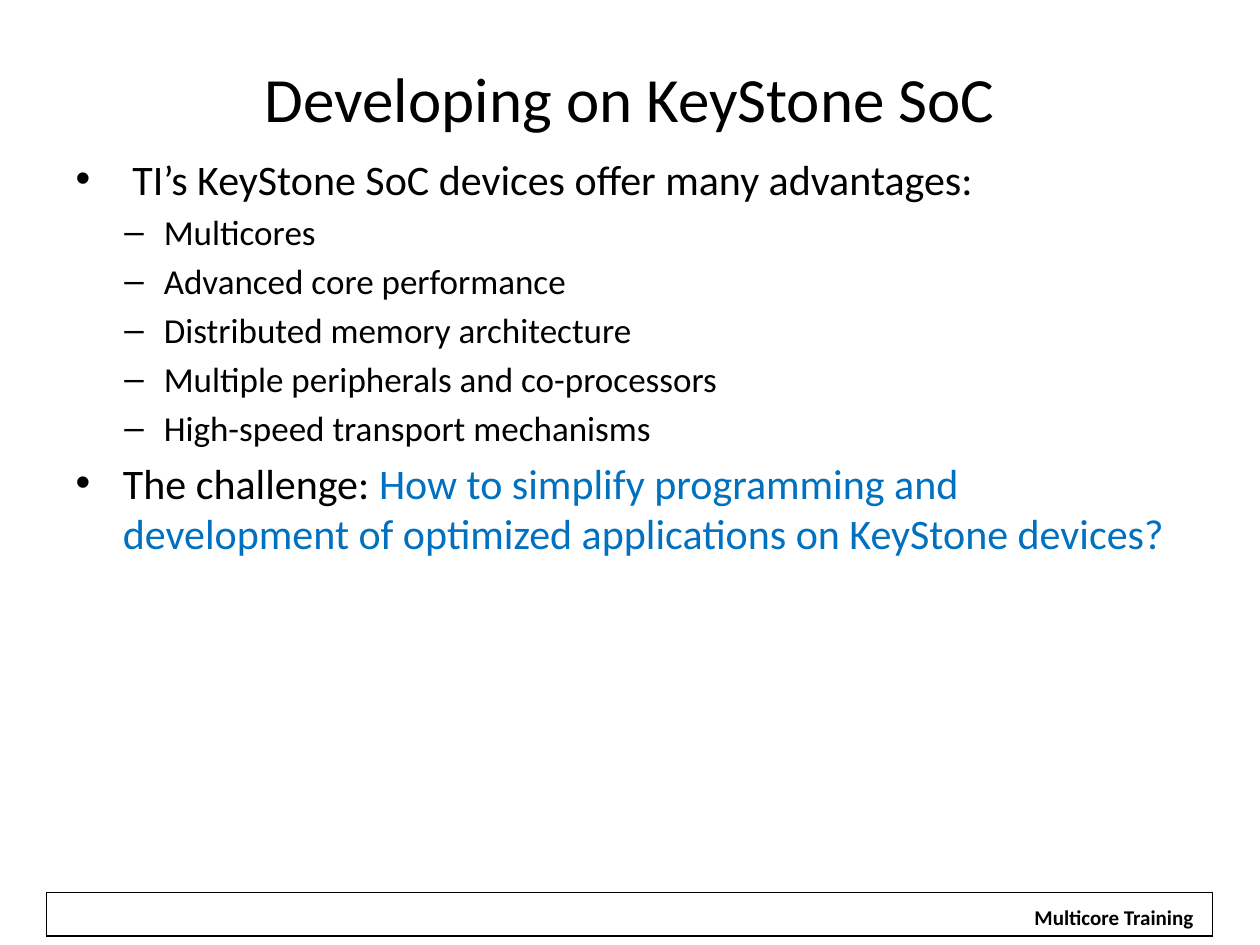
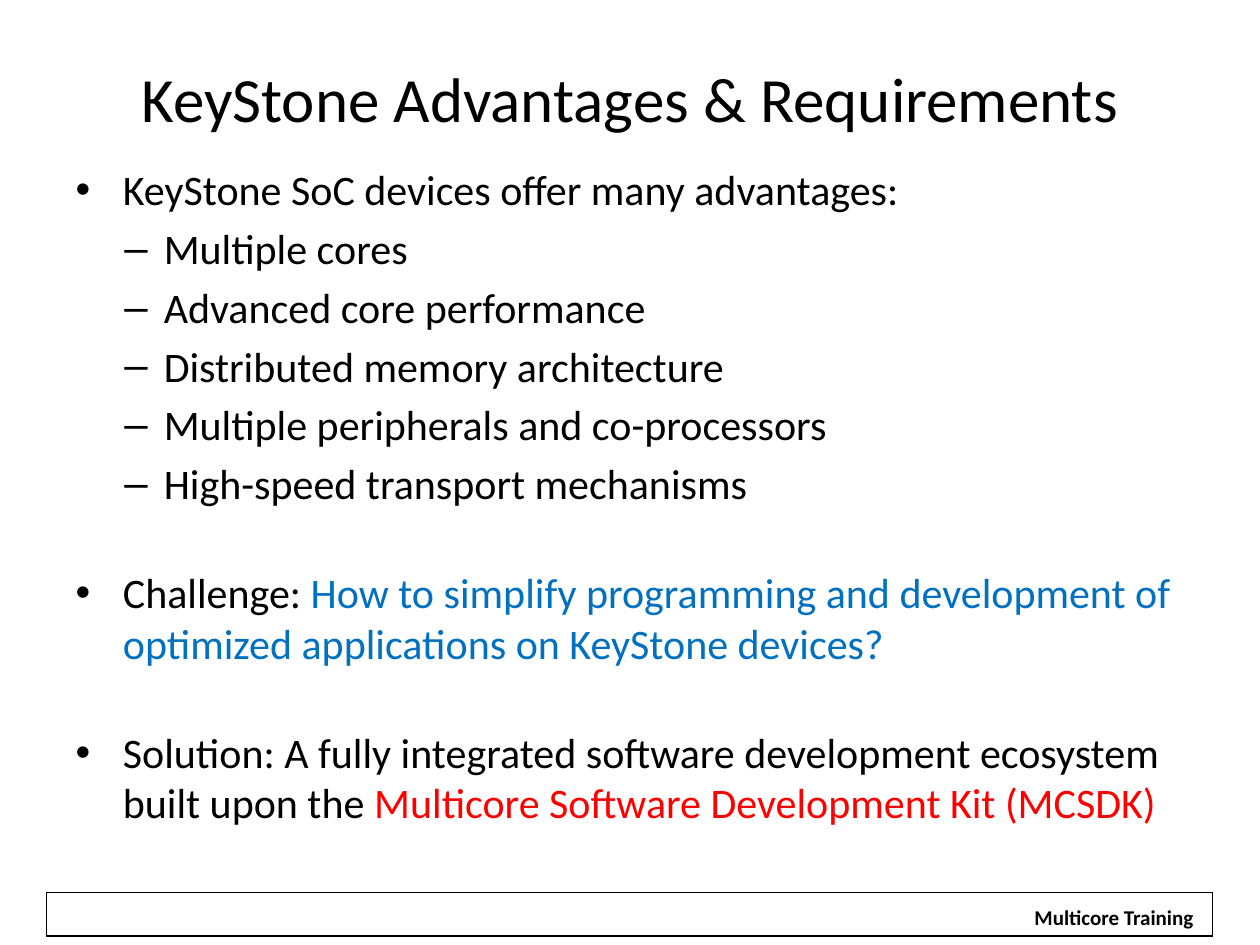
Before and after one commit to hari1989/keystone-workshop, a slide deck: slide 5 of slides/Introduction to KeyStone Software Ecosystem.pptx. Drawn at 1260x945 pixels with LibreOffice and Linux fonts; fonts in the diff are those of the drawing; background and template pictures are left out. Boxes give left, top, right and bottom in pixels: in the first picture for what was removed or moved away, otherwise in the second. Text is boxed around its words. In the diff, an @@ line names an element or a change of style, - is before the commit and + after.

```diff
--- a/slides/Introduction to KeyStone Software Ecosystem.pptx
+++ b/slides/Introduction to KeyStone Software Ecosystem.pptx
@@ title at bbox=[142, 78, 1117, 133]: text changed @@
-Developing on KeyStone SoC
+KeyStone Advantages & Requirements
@@ text "KeyStone SoC devices offer many ...": place and size @@
-text "KeyStone SoC devices offer many ..." at bbox=[123, 165, 1164, 556]
+text "KeyStone SoC devices offer many ..." at bbox=[123, 175, 1170, 825]
@@ text at bbox=[123, 175, 898, 271]: text changed @@
-• TI’s KeyStone SoC devices offer many advantages:
-  – Multicores
+• KeyStone SoC devices offer many advantages:
+  – Multiple cores
@@ text at bbox=[164, 293, 827, 507]: size 20 to 24 pt in "Advanced core performance", "Distributed memory architecture", "Multiple peripherals and co-processors", "High-speed transport mechanisms" @@
@@ text at bbox=[123, 578, 1170, 825]: text changed @@
-• The challenge: How to simplify programming and development of optimized applications on KeyStone devices?
+• Challenge: How to simplify programming and development of optimized applications on KeyStone devices?
+• Solution: A fully integrated software development ecosystem built upon the Multicore Software Development Kit (MCSDK)
```
Also in this commit, not shown: 16 other slides changed, 1 other file.
